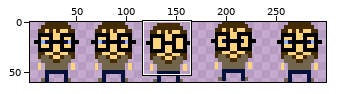
Sprite sheet -- images/houseOccupants/hurtTommySheet.png. The first picture is a wide view before the edit; the outline marks the close-up.
Close-up. Before:
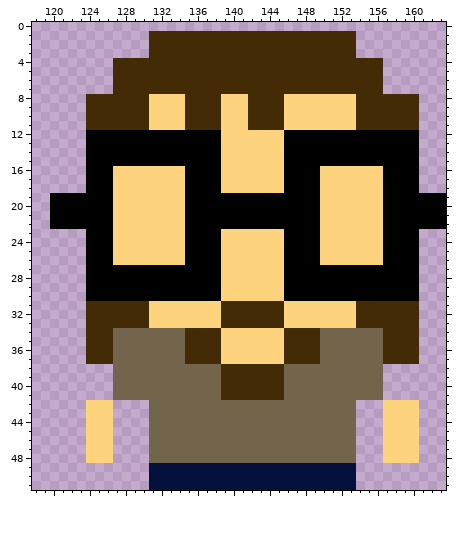
The file is 300x60 pixels. Pixels under 10% opacity are left out. Shown: x 118..163, y 0..51. The wide view leaves out empty margins.
And afterwards:
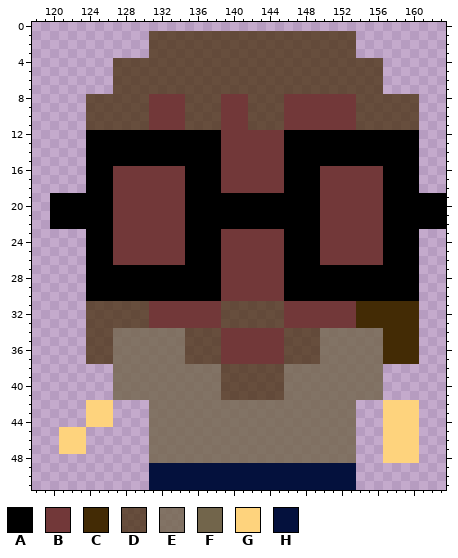
Palette (. is transparent): A #000000  B #723839  C #432b05  D #432b06b8  E #72654bcc  F #72654b  G #fed37d  H #04113d
The edit:
Colour G gives way to colour B in rows 8 to 11 at x 131 to 134, 139 to 141 and 146 to 153; in rows 12 to 15 at x 139 to 145; in rows 16 to 18 at x 127 to 134, 139 to 145 and 150 to 156; in rows 19 to 22 at x 127 to 134 and 150 to 156; in rows 23 to 26 at x 127 to 134, 139 to 145 and 150 to 156; in rows 27 to 30 at x 139 to 145.
Colour G gives way to colour B in rows 31 to 33 at x 131 to 138 and 146 to 153; in rows 34 to 37 at x 139 to 145.
Colour C gives way to colour D in rows 1 to 3 at x 131 to 153; in rows 4 to 7 at x 127 to 156; in rows 8 to 11 at x 124 to 130, 135 to 138, 142 to 145 and 154 to 160; in rows 31 to 33 at x 124 to 130 and 139 to 145; in rows 34 to 37 at x 124 to 126, 135 to 138 and 146 to 149; in rows 38 to 41 at x 139 to 145.
Colour F gives way to colour E in rows 34 to 37 at x 127 to 134 and 150 to 156; in rows 38 to 41 at x 127 to 138 and 146 to 156; in rows 42 to 48 at x 131 to 153.
The edit adds colour G in rows 45 to 47 at x 121 to 123.
The author cleared colour G in rows 45 to 48 at x 124 to 126.
Boxes around the changes in both close-ups, in picture pixels (x1, y1, x2, y2):
changed: (59, 31, 419, 463)
